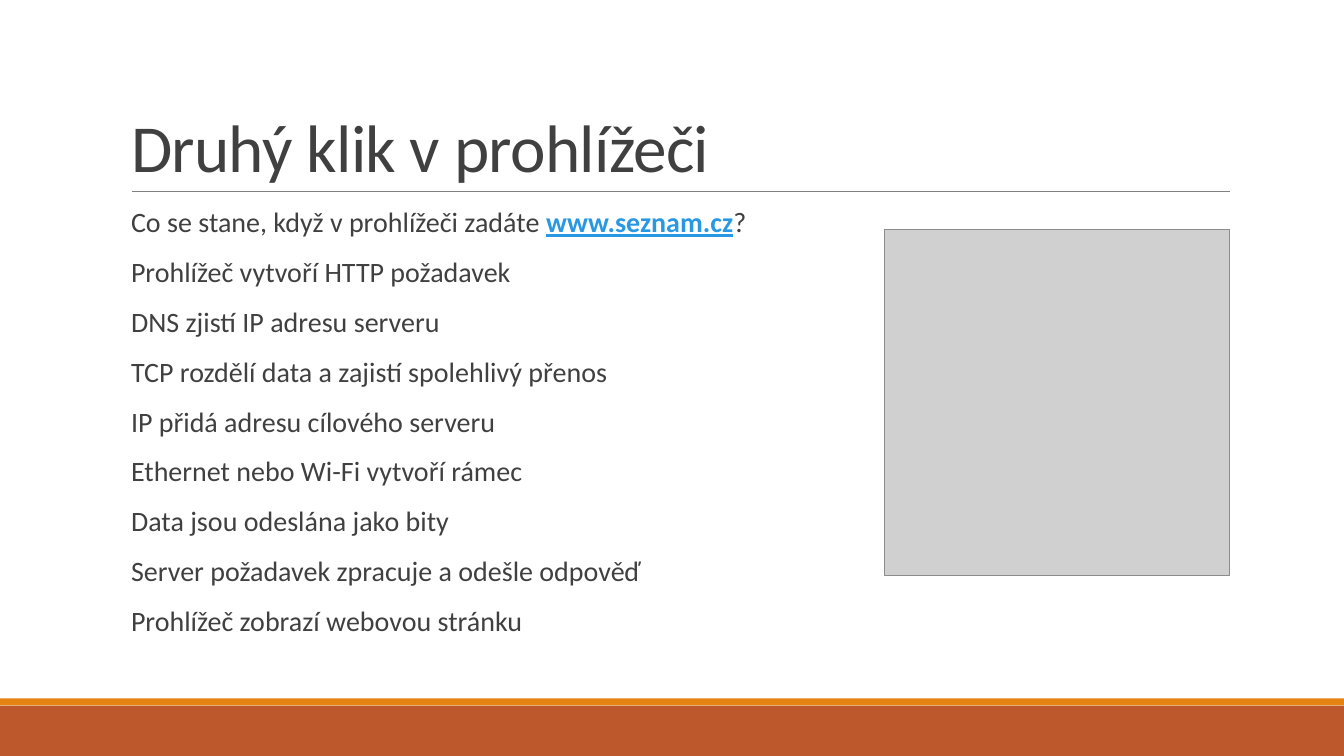
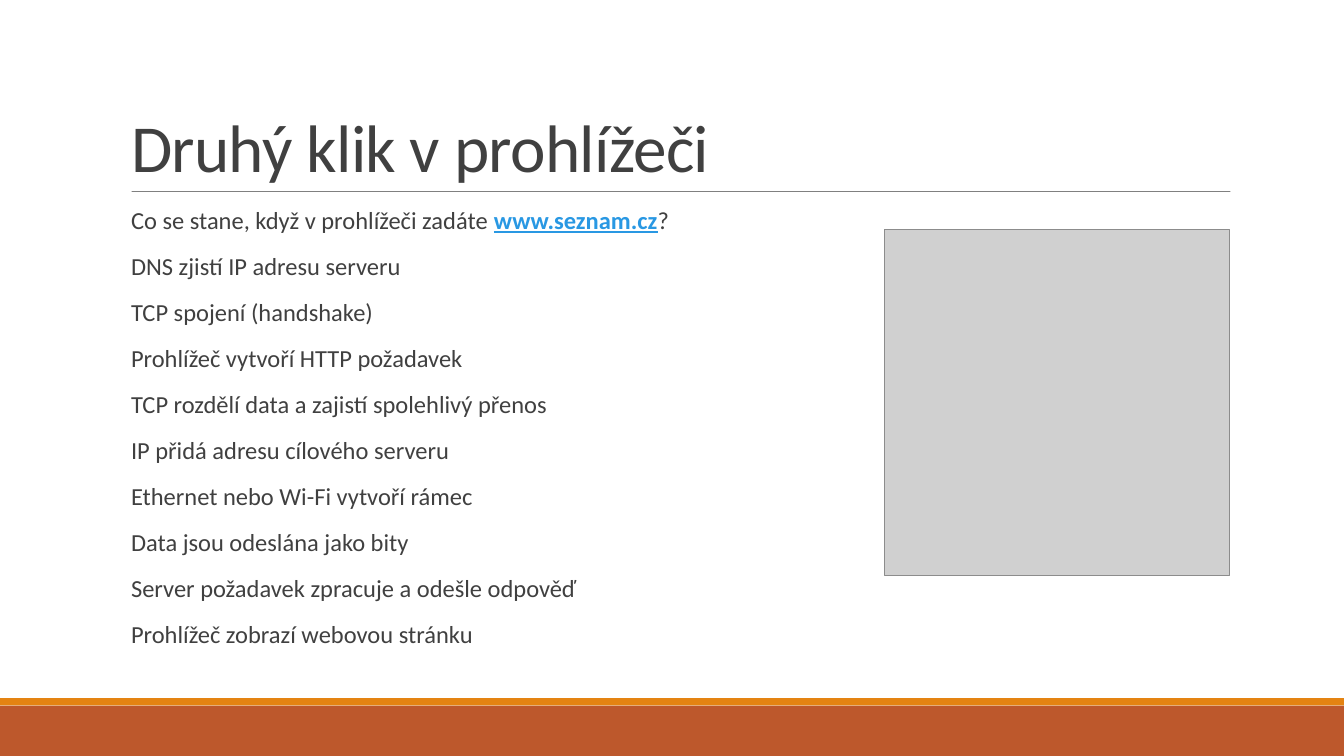
Before and after one commit to dawissl/hradebni-dmg, a slide deck: slide 10 of prezentace/1. ročník/18 - síťové protokoly a komunikace v síti.pptx. Drawn at 1344x756 pixels with LibreOffice and Linux fonts; fonts in the diff are those of the drawing; grey boxes stand for pictures. Boxes give left, top, right and bottom in pixels: in the first picture for what was removed or moved away, otherwise in the second. Text is boxed around its words. In the diff, an @@ line names an element or a change of style, - is before the commit and + after.

```diff
--- a/prezentace/1. ročník/18 - síťové protokoly a komunikace v síti.pptx
+++ b/prezentace/1. ročník/18 - síťové protokoly a komunikace v síti.pptx
@@ text at [131,212,669,643]: size 20 to 17.5 pt in "Co se stane, když v prohlížeči zadáte ...", "Prohlížeč vytvoří HTTP požadavek", "TCP rozdělí data a zajistí spolehlivý přenos", "IP přidá adresu cílového serveru" and 4 more places @@
@@ text at [131,258,401,325]: paragraphs added @@
+  DNS zjistí IP adresu serveru
+  TCP spojení (handshake)
@@ text at [131,312,440,337]: paragraph removed @@
-  DNS zjistí IP adresu serveru
```
Also in this commit, not shown: 5 other slides changed, 5 other files.
